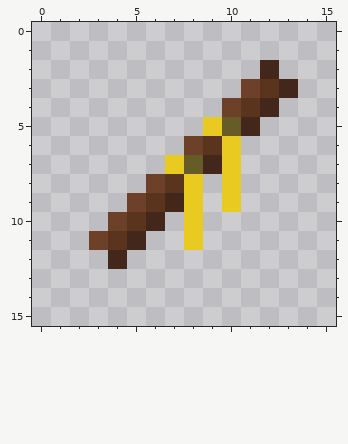
A pixel-art sprite gets an edit: Dm2RP/textures/items/dragon_items/dragon_whistle_yellow.png. Above is the file before it was changed.
The file is 16x16 pixels. Colours within 5 levels of each other are drawn and written as one.
The same view after the edit:
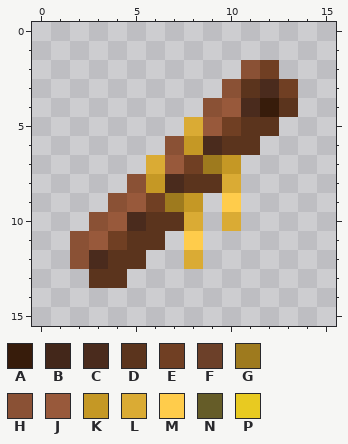
Palette (. is transparent): A #371c0b  B #43271a  C #4a2b1d  D #5b341d  E #703f23  F #6c4029  G #9e7a1e  H #8a5135  J #98593b  K #c59825  L #daab34  M #ffcc4b  N #655c28  P #e8ca21
Difference:
Changed rows in their new state; - is an unchanged pixel.
first column x 2:
 2 ---------HE-
 3 --------HDCE
 4 -------HJCAD
 5 ------LJEDD-
 6 -----HKCDD--
 7 ----LJEGK---
 8 ---HKCDDL---
 9 --HJEGK-M---
10 -HJCDDL-L---
11 HJEDD-M-----
12 HCDD--L-----
13 -DD---------
